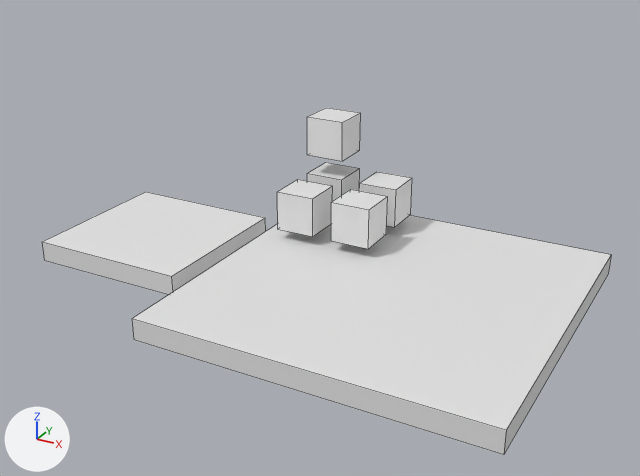
An edit to the Blender file SceneBuilder/assets/level2/level2.blend, drawn before and after from the same camera.
The view is the same before and after, from a camera (50 mm lens) standing at (14.4, -32.6, 18.3) and looking at (-3.3, -0.4, 2.2). Every picture has the same lights, and +X, +Y and +Z are marked at lower left. Mesh edges are drawn as thin lines.
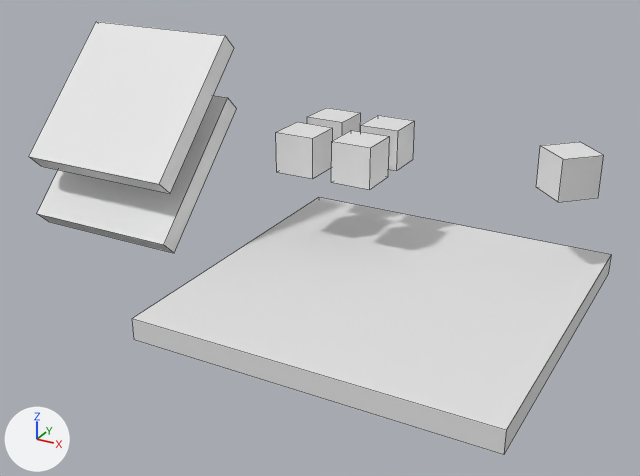
Diff of the bpy script that builds the scene:
```diff
--- a/SceneBuilder/assets/level2/level2.blend.py
+++ b/SceneBuilder/assets/level2/level2.blend.py
@@ ob_cube @@
 ob_cube = bpy.data.objects.new('Cube', me_cube_001)
-ob_cube.location = (-6.0, 6.0, 2.0)
+ob_cube.location = (-6.0, 6.0, 5.0)
@@ ob_cube_001 @@
 ob_cube_001 = bpy.data.objects.new('Cube.001', me_cube_002)
-ob_cube_001.location = (-3.0, 6.0, 2.0)
+ob_cube_001.location = (-3.0, 6.0, 5.0)
@@ ob_cube_002 @@
 ob_cube_002 = bpy.data.objects.new('Cube.002', me_cube_003)
-ob_cube_002.location = (-3.0, 3.0, 2.0)
+ob_cube_002.location = (-3.0, 3.0, 5.0)
@@ ob_cube_003 @@
 ob_cube_003 = bpy.data.objects.new('Cube.003', me_cube_004)
-ob_cube_003.location = (-6.0, 3.0, 2.0)
+ob_cube_003.location = (-6.0, 3.0, 5.0)
@@ ob_cube_004 @@
 ob_cube_004 = bpy.data.objects.new('Cube.004', me_cube_005)
-ob_cube_004.location = (-6.0, 6.0, 5.0)
+ob_cube_004.location = (6.0, 6.0, 5.0)
+ob_cube_004.rotation_euler = (0.0, 0.0, 0.785)  # degrees (0, 0, 45)
@@ ob_cube_005 @@
 ob_cube_005 = bpy.data.objects.new('Cube.005', me_cube_006)
-ob_cube_005.location = (-13.0, 0.0, 0.0)
+ob_cube_005.location = (-14.0, 0.0, 4.0)
+ob_cube_005.rotation_euler = (0.785, 0.0, 0.0)  # degrees (45, 0, 0)
 ob_cube_005.scale = (4.0, 4.0, 0.5)
@@ ob_cube_006 @@
+ob_cube_006 = bpy.data.objects.new('Cube.006', me_cube_006.copy())  # the mesh of ob_cube_005
+ob_cube_006.location = (-14.0, 0.0, 7.0)
+ob_cube_006.rotation_euler = (0.785, 0.0, 0.0)  # degrees (45, 0, 0)
+ob_cube_006.scale = (4.0, 4.0, 0.5)
```

Boxes [x1, y1, x2, y2] around the edits, measured in the pictures (640 x 476 px):
'Cube.006', added: after [29, 21, 234, 194]
'Cube.005', moved, turned: before [42, 192, 266, 295]; after [37, 96, 237, 253]
'Cube.004', moved, turned: before [307, 108, 361, 161]; after [536, 142, 604, 202]
'Cube.002', moved: before [331, 189, 388, 249]; after [331, 130, 390, 190]
'Cube.003', moved: before [277, 179, 333, 237]; after [276, 122, 333, 179]
'Cube.001', moved: before [359, 172, 412, 227]; after [361, 115, 415, 171]
'Cube', moved: before [307, 163, 360, 201]; after [307, 108, 361, 140]
